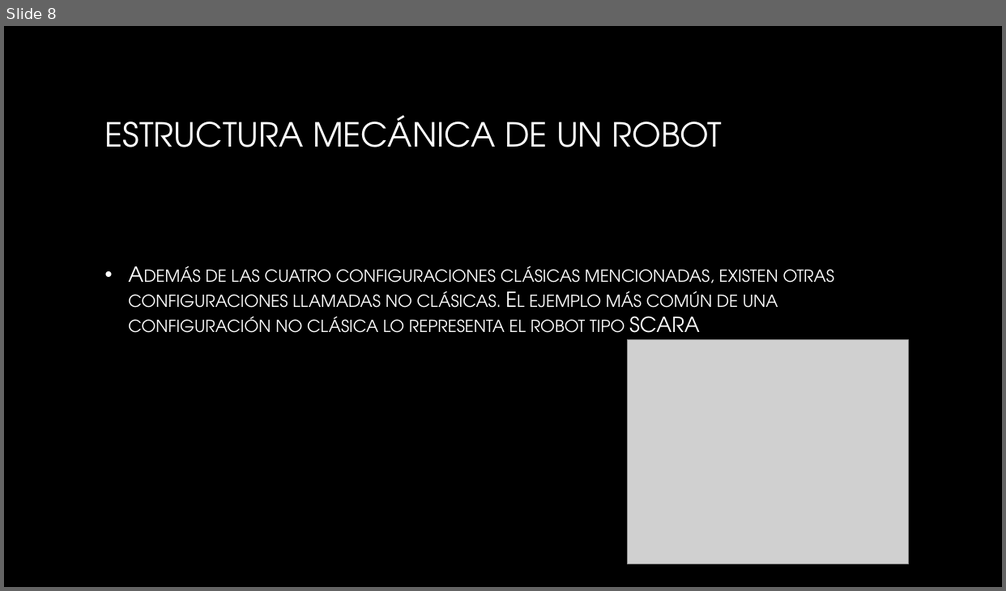
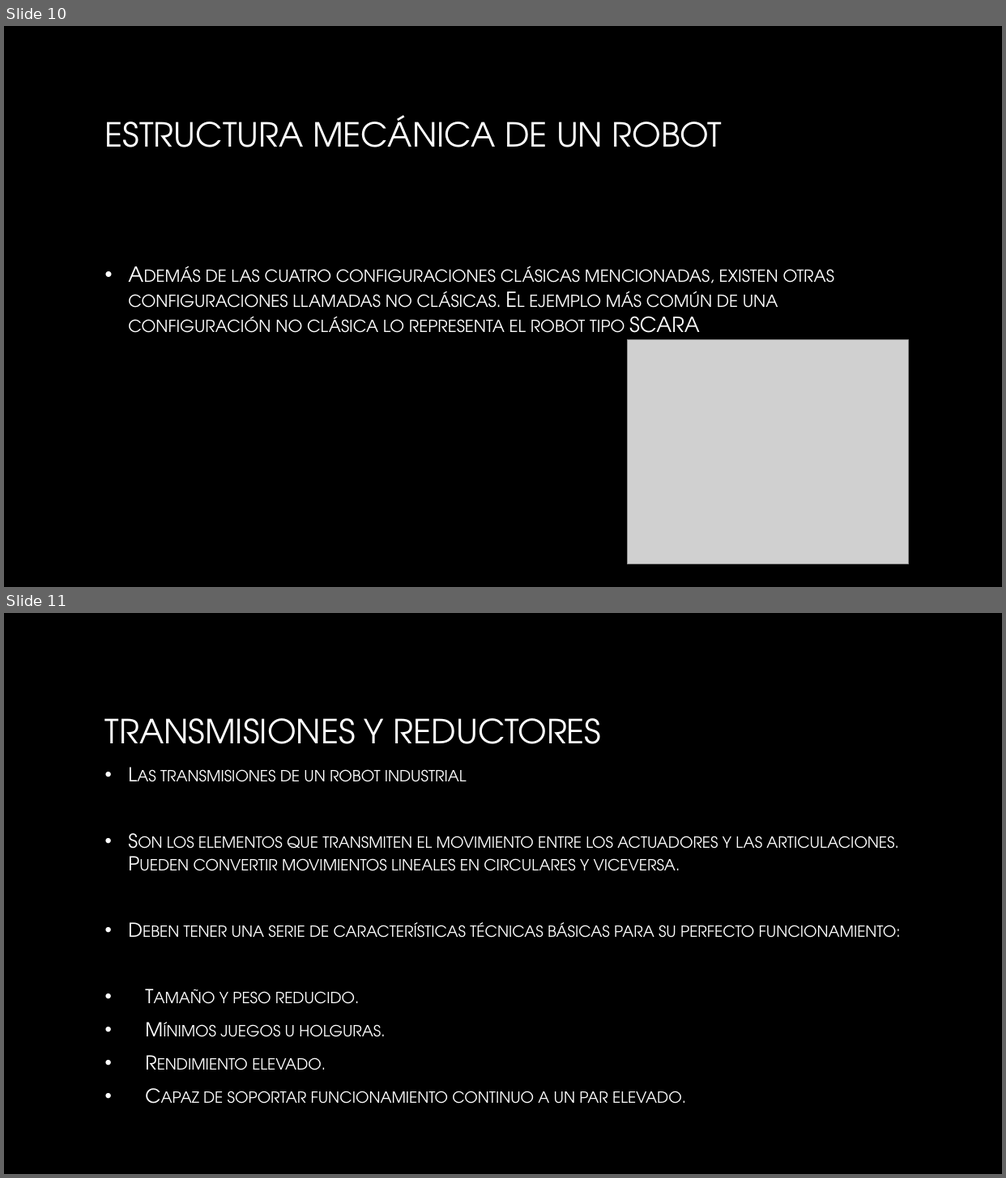
Before and after one commit to jdavidsg/Clases-Robotica, a slide deck: 1.2/1.2.pptx. Shown one above the other, each under a label of ours: slide 8 before the commit, slides 10 and 11 after it. The pictures are 1006x591 and 1006x1178 pixels, drawn with LibreOffice and Linux fonts; fonts in the diff are those of the drawing; grey boxes stand for pictures; background and template pictures are left out. Boxes give left, top, right and bottom in pixels: in the first picture for what was removed or moved away, otherwise in the second. Text is boxed around its words. In the diff, an @@ line names an element or a change of style, - is before the commit and + after.

```diff
--- a/1.2/1.2.pptx
+++ b/1.2/1.2.pptx
@@ slide 11 added at (4, 613, 1002, 1174), background picture (left out) @@
@@ title added at (105, 718, 602, 744), 32 pt, text gradient #FFFFFF to #A6A6A6 @@
+TRANSMISIONES Y REDUCTORES
@@ text added at (160, 769, 901, 1104), 18.5 pt, text gradient #FFFFFF to #BFBFBF, small capitals @@
+• Las transmisiones de un robot industrial
+• Son los elementos que transmiten el movimiento entre los actuadores y las articulaciones. Pueden convertir movimientos lineales en circulares y viceversa.
+• Deben tener una serie de características técnicas básicas para su perfecto funcionamiento:
+• Tamaño y peso reducido.
+• Mínimos juegos u holguras.
+• Rendimiento elevado.
+• Capaz de soportar funcionamiento continuo a un par elevado.
@@ what was slide 8 is now slide 10 @@
```
Also in this commit, not shown: 7 other slides added, 5 other files.
